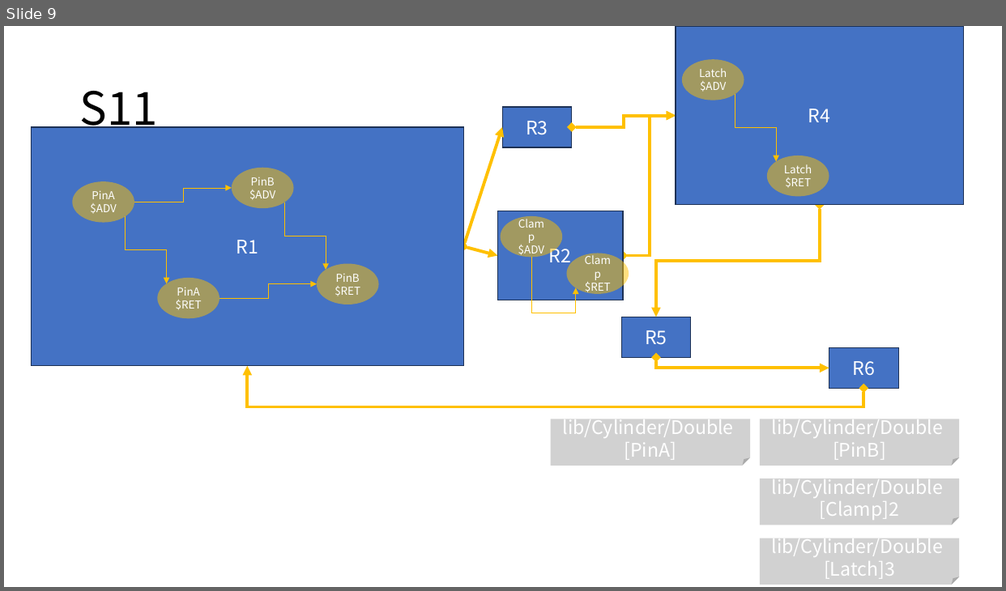
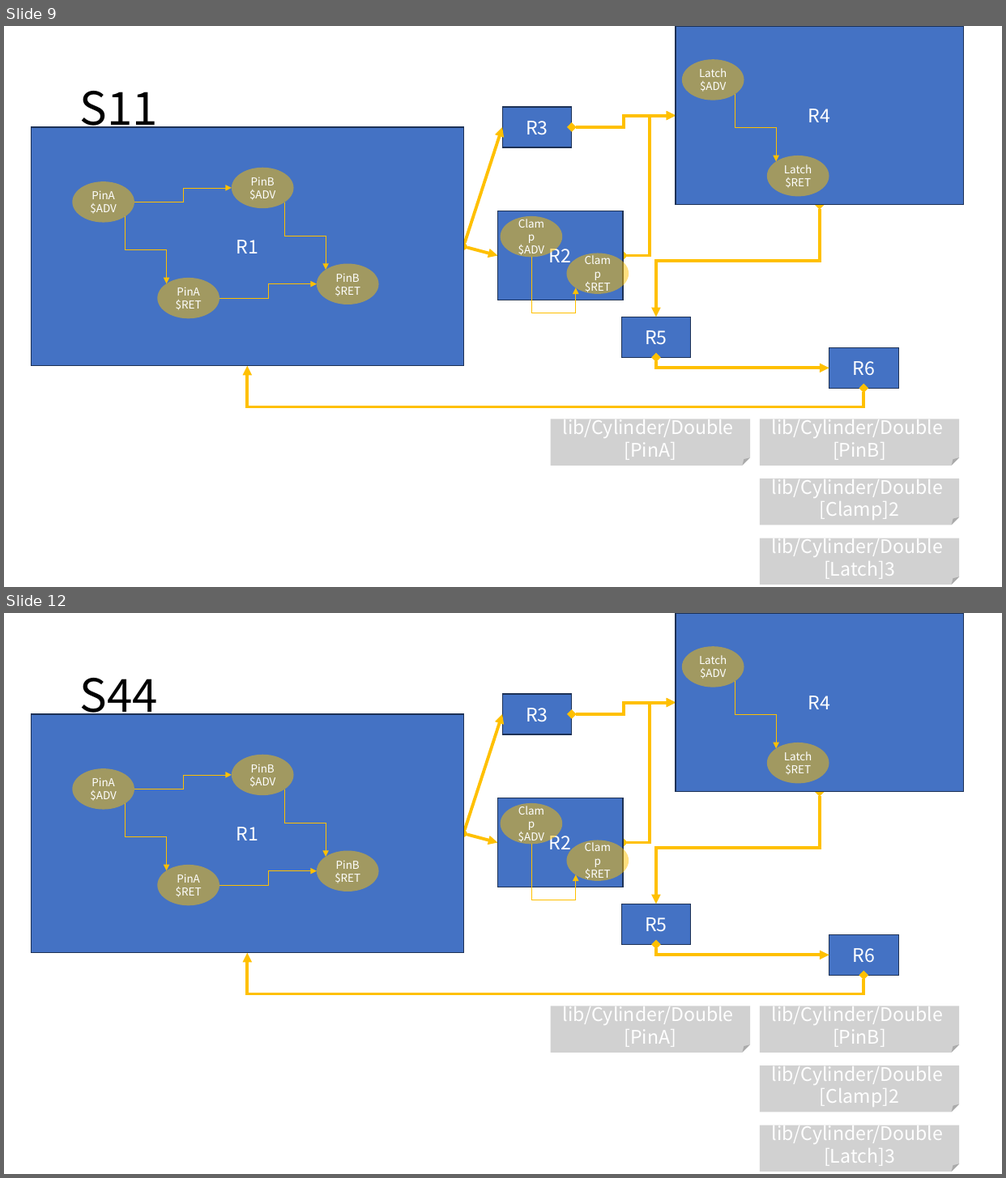
Before and after one commit to DualsoftDev/ds, a slide deck: DsDotNet/src/UnitTest/UnitTest.Model/ImportOfficeExample/Sample/s.pptx. Shown one above the other, each under a label of ours: slide 9 before the commit, slides 9 and 12 after it; the slides between them are not shown. The pictures are 1006x591 and 1006x1178 pixels, drawn with LibreOffice and Linux fonts; fonts in the diff are those of the drawing. Boxes give left, top, right and bottom in pixels: in the first picture for what was removed or moved away, otherwise in the second. Text is boxed around its words. In the diff, an @@ line names an element or a change of style, - is before the commit and + after.

```diff
--- a/DsDotNet/src/UnitTest/UnitTest.Model/ImportOfficeExample/Sample/s.pptx
+++ b/DsDotNet/src/UnitTest/UnitTest.Model/ImportOfficeExample/Sample/s.pptx
@@ slide 12 added at (4,613,1002,1174), background #FFFFFF @@
@@ title added at (80,678,158,724), 44 pt, text #000000 @@
+S44
@@ group added at (675,613,963,792): 2 ellipses, 1 rectangle, 1 elbow arrow @@
+R4
+Latch $ADV
+Latch $RET
@@ rectangle added at (503,694,572,735), fill #4472C4, outline #1E3256 1 pt, 18 pt, text #FFFFFF @@
+R3
@@ elbow double arrow added from (572, 714) to (675, 703), #FFC000 3 pt @@
@@ elbow double arrow added from (623, 843) to (675, 703), #FFC000 3 pt @@
@@ double arrow added from (463, 834) to (503, 714), #FFC000 3 pt @@
@@ elbow double arrow added from (820, 792) to (656, 905), #FFC000 3 pt @@
@@ double arrow added from (463, 834) to (497, 843), #FFC000 3 pt @@
@@ group added at (497,798,629,900): 2 ellipses, 1 rectangle, 1 elbow arrow @@
+R2
+Clamp $ADV
+Clamp $RET
@@ group added at (31,714,463,953): 4 ellipses, 4 elbow arrows, 1 rectangle @@
+R1
+PinA $ADV
+PinA $RET
+PinB $ADV
+PinB $RET
@@ rectangle added at (621,905,691,944), fill #4472C4, outline #1E3256 1 pt, 18 pt, text #FFFFFF @@
+R5
@@ elbow double arrow added from (656, 944) to (829, 955), #FFC000 3 pt @@
@@ rectangle added at (829,935,898,975), fill #4472C4, outline #1E3256 1 pt, 18 pt, text #FFFFFF @@
+R6
@@ elbow double arrow added from (864, 975) to (247, 953), #FFC000 3 pt @@
@@ folded corner added at (551,1006,750,1053), fill #A5A5A5 at 50% opacity, 18 pt, text #FFFFFF @@
+lib/Cylinder/Double
+[PinA]
@@ folded corner added at (760,1006,960,1053), fill #A5A5A5 at 50% opacity, 18 pt, text #FFFFFF @@
+lib/Cylinder/Double
+[PinB]
@@ folded corner added at (760,1066,960,1112), fill #A5A5A5 at 50% opacity, 18 pt, text #FFFFFF @@
+lib/Cylinder/Double
+[Clamp]2
@@ folded corner added at (760,1126,960,1172), fill #A5A5A5 at 50% opacity, 18 pt, text #FFFFFF @@
+lib/Cylinder/Double
+[Latch]3
```
Also in this commit, not shown: 2 other slides added, 16 other files.
